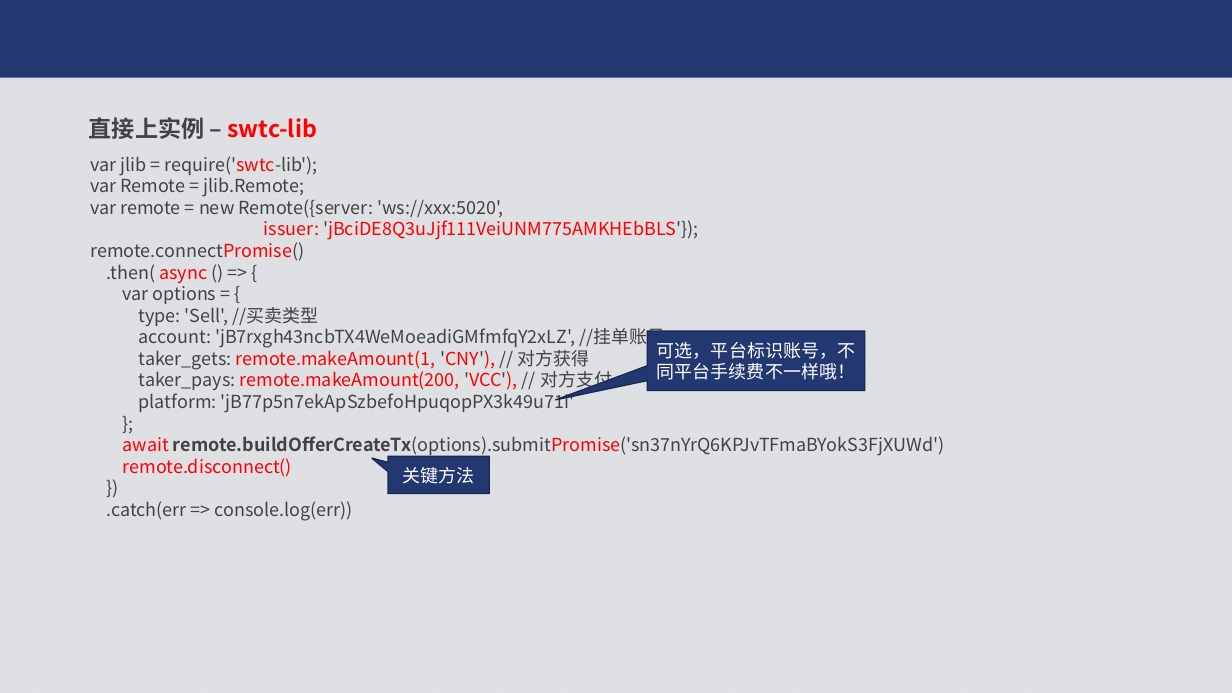
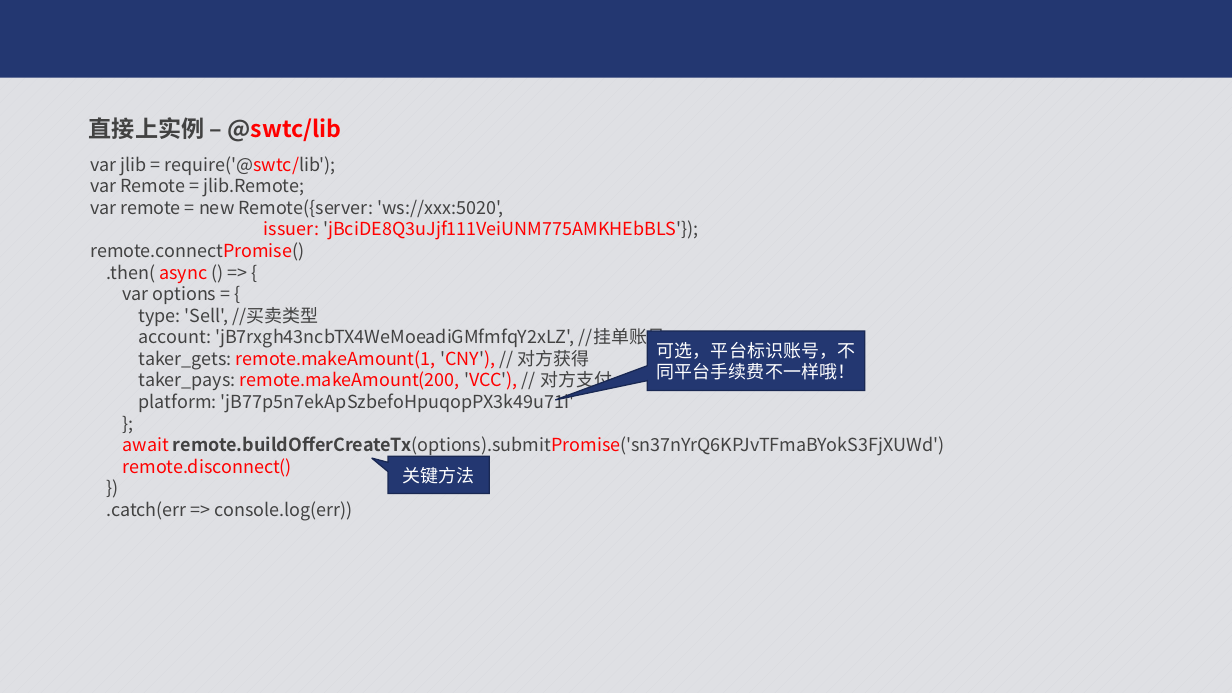
Before and after one commit to JCCDex/jingtum_doc, a slide deck: slide 23 of pfp14-swtclib.pptx. Drawn at 1232x693 pixels with LibreOffice and Linux fonts; fonts in the diff are those of the drawing; background and template pictures are left out. Boxes give left, top, right and bottom in pixels: in the first picture for what was removed or moved away, otherwise in the second. Text is boxed around its words. In the diff, an @@ line names an element or a change of style, - is before the commit and + after.

```diff
--- a/pfp14-swtclib.pptx
+++ b/pfp14-swtclib.pptx
@@ text at [89, 117, 341, 142]: text changed @@
-直接上实例 – swtc-lib
+直接上实例 – @swtc/lib
@@ text at [90, 156, 336, 176]: text changed @@
-var jlib = require('swtc-lib');
+var jlib = require('@swtc/lib');
```
Also in this commit, not shown: 15 other slides changed.
